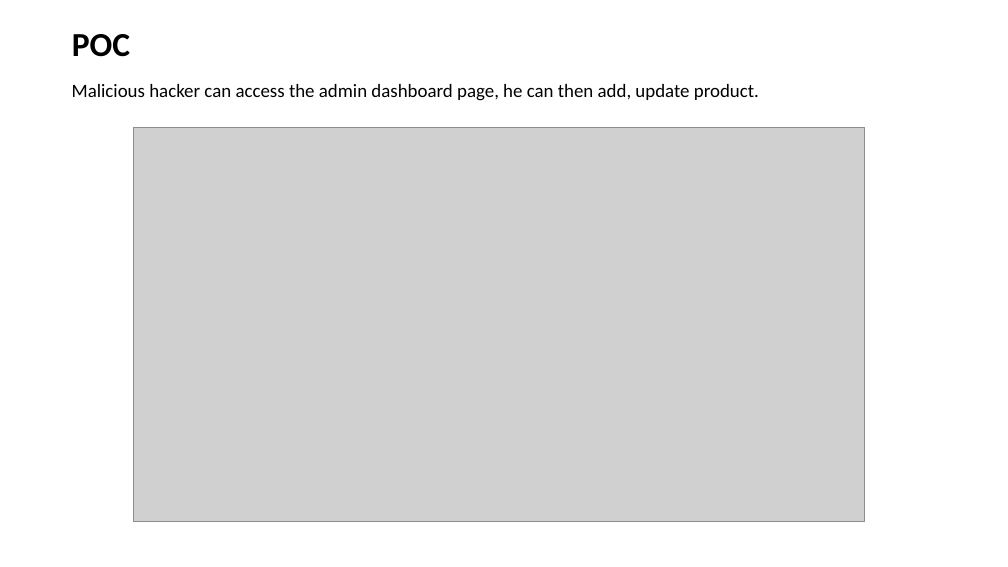
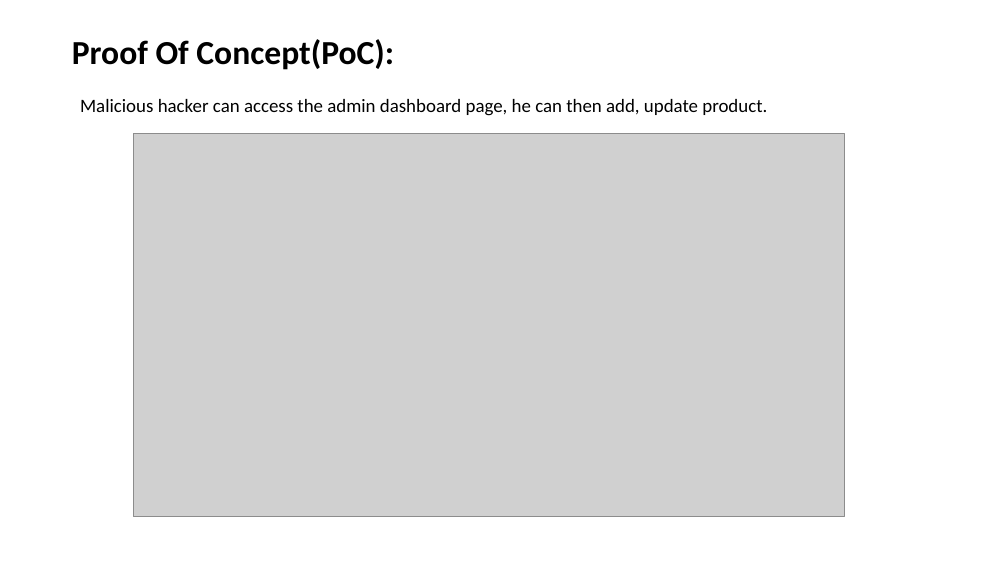
Before and after one commit to RocktimRajkumar/CEH-hack-a-thon, a slide deck: slide 29 of reports/Lifestyle Store/LifeStyle Store Application Reports.pptx. Drawn at 1008x567 pixels with LibreOffice and Linux fonts; fonts in the diff are those of the drawing; grey boxes stand for pictures. Boxes give left, top, right and bottom in pixels: in the first picture for what was removed or moved away, otherwise in the second. Text is boxed around its words. In the diff, an @@ line names an element or a change of style, - is before the commit and + after.

```diff
--- a/reports/Lifestyle Store/LifeStyle Store Application Reports.pptx
+++ b/reports/Lifestyle Store/LifeStyle Store Application Reports.pptx
@@ title at <box>72,39,394,70</box>: text changed @@
-POC
+Proof Of Concept(PoC):
@@ text "Malicious hacker can access the ...": place and size @@
-text "Malicious hacker can access the ..." at <box>72,84,759,101</box>
+text "Malicious hacker can access the ..." at <box>80,99,767,116</box>
@@ picture: place and size @@
-picture at <box>133,127,865,522</box>
+picture at <box>133,133,844,517</box>
```
Also in this commit, not shown: 5 other slides changed, 1 slide removed.
